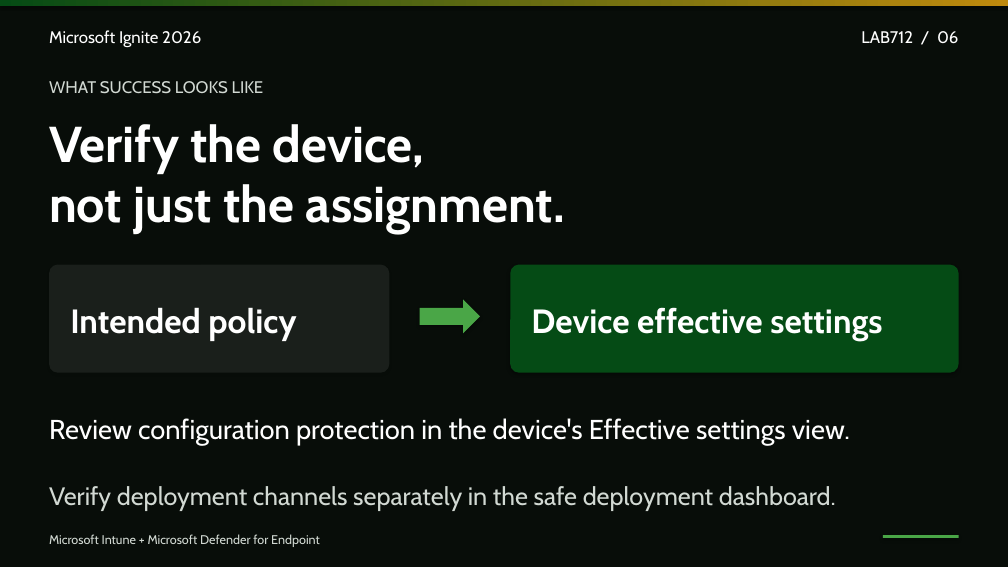
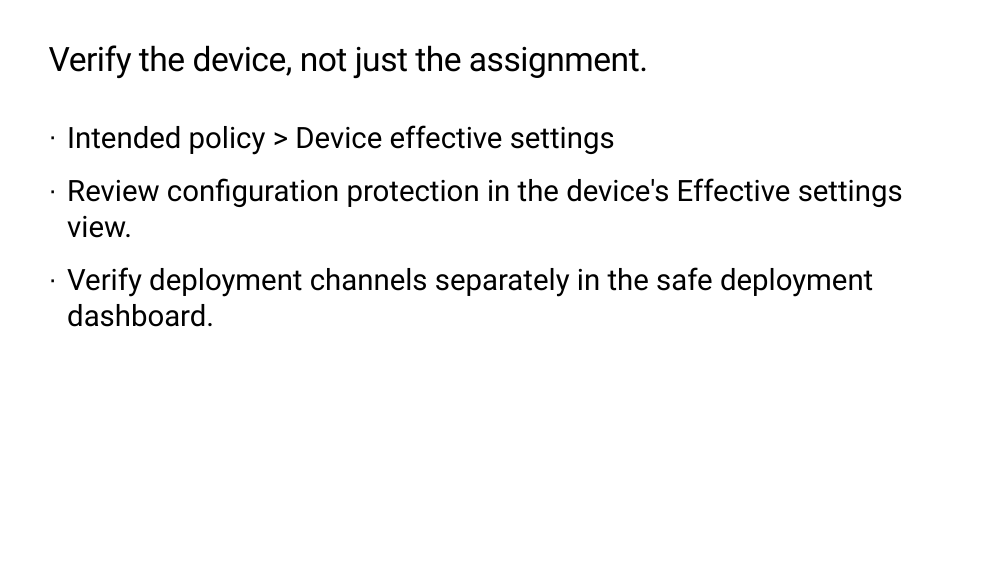
Before and after one commit to microsoft/ignite26-LAB712, a slide deck: slide 6 of docs/slides/LAB712-context-Ignite-2026.pptx. Drawn at 1008x567 pixels with LibreOffice and Linux fonts; fonts in the diff are those of the drawing; background and template pictures are left out. Boxes give left, top, right and bottom in pixels: in the first picture for what was removed or moved away, otherwise in the second. Text is boxed around its words. In the diff, an @@ line names an element or a change of style, - is before the commit and + after.

```diff
--- a/docs/slides/LAB712-context-Ignite-2026.pptx
+++ b/docs/slides/LAB712-context-Ignite-2026.pptx
@@ background #080D09 to #FFFFFF @@
@@ rectangle removed at (0, 0, 1008, 5) @@
@@ title at (49, 45, 648, 78): text changed; size 48 to 32 pt; font Cabin to Roboto; text colour #FFFFFF to #000000; bold off @@
-Verify the device,
-not just the assignment.
+Verify the device, not just the assignment.
@@ text removed at (49, 30, 201, 47) @@
-Microsoft Ignite 2026
@@ text removed at (861, 31, 958, 44) @@
-LAB712 / 06
@@ text removed at (49, 81, 264, 94) @@
-WHAT SUCCESS LOOKS LIKE
@@ text added at (67, 125, 903, 327), 28 pt, text #000000 @@
+· Intended policy > Device effective settings
+· Review configuration protection in the device's Effective settings view.
+· Verify deployment channels separately in the safe deployment dashboard.
@@ rounded rectangle removed at (49, 265, 389, 373) @@
@@ rounded rectangle removed at (510, 265, 959, 373) @@
@@ right arrow removed at (420, 299, 480, 333) @@
@@ text removed at (70, 307, 296, 341) @@
-Intended policy
@@ text removed at (531, 307, 882, 341) @@
-Device effective settings
@@ text removed at (49, 418, 850, 445) @@
-Review configuration protection in the device's Effective settings view.
@@ text removed at (49, 486, 836, 511) @@
-Verify deployment channels separately in the safe deployment dashboard.
@@ text removed at (49, 534, 320, 547) @@
-Microsoft Intune + Microsoft Defender for Endpoint
@@ rectangle removed at (883, 535, 959, 538) @@
```
Also in this commit, not shown: 6 other slides changed, 1 slide added, 1 slide removed, 2 other files.
